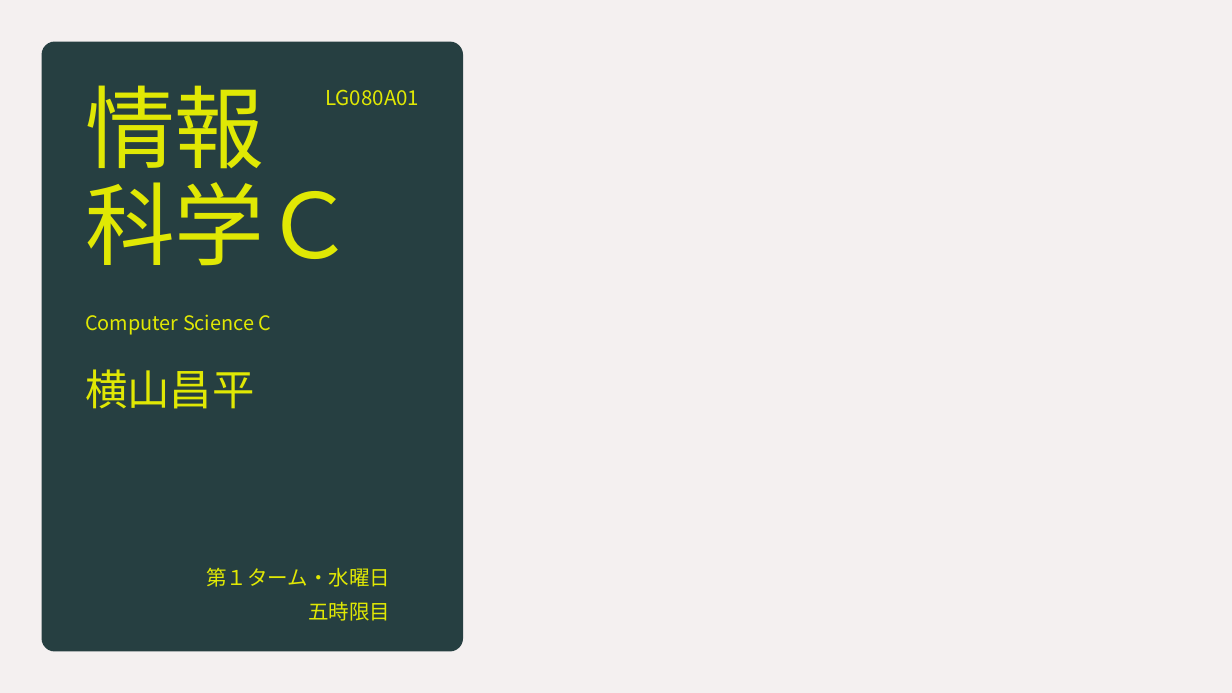
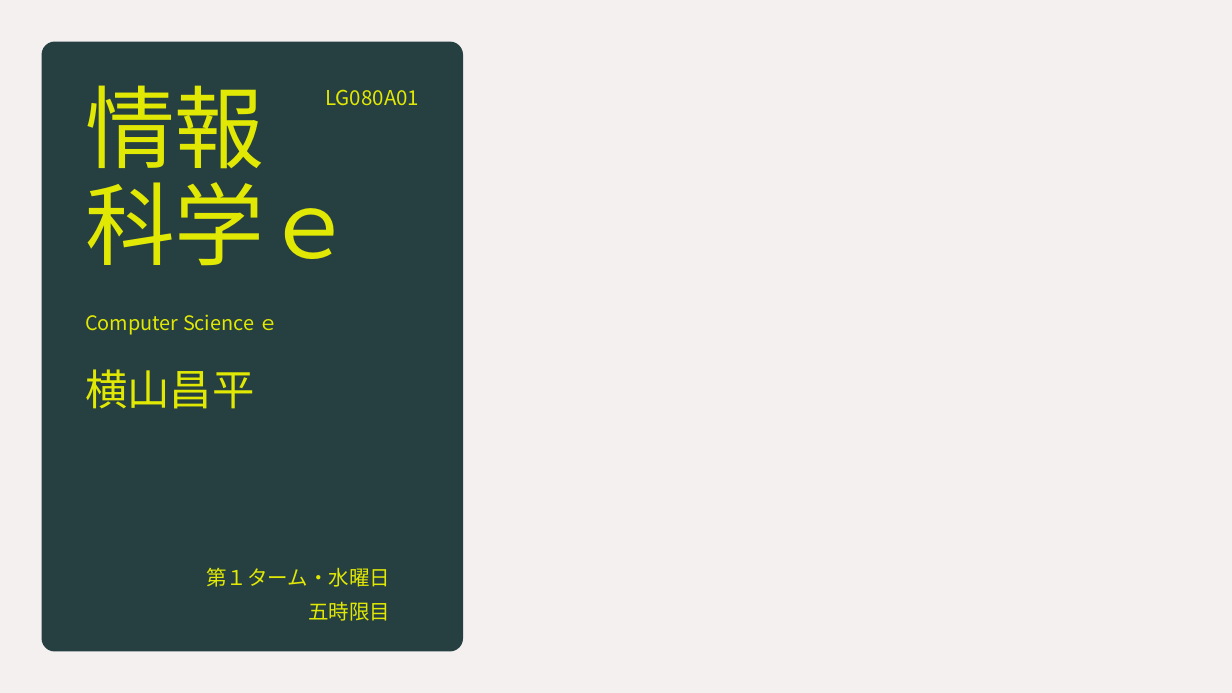
Before and after one commit to YokoyamaLab/PythonBasics, a slide deck: slide 1 of slides/computerScience_day4.pptx. Drawn at 1232x693 pixels with LibreOffice and Linux fonts; fonts in the diff are those of the drawing; background and template pictures are left out. Boxes give left, top, right and bottom in pixels: in the first picture for what was removed or moved away, otherwise in the second. Text is boxed around its words. In the diff, an @@ line names an element or a change of style, - is before the commit and + after.

```diff
--- a/slides/computerScience_day4.pptx
+++ b/slides/computerScience_day4.pptx
@@ title at (x1=85, y1=85, x2=354, y2=266): text changed @@
-情報
-科学Ｃ
+情報
+科学ｅ
@@ text at (x1=85, y1=314, x2=279, y2=335): text changed @@
-Computer Science C
+Computer Science ｅ
```
Also in this commit, not shown: 2 other slides changed, 24 other files.
